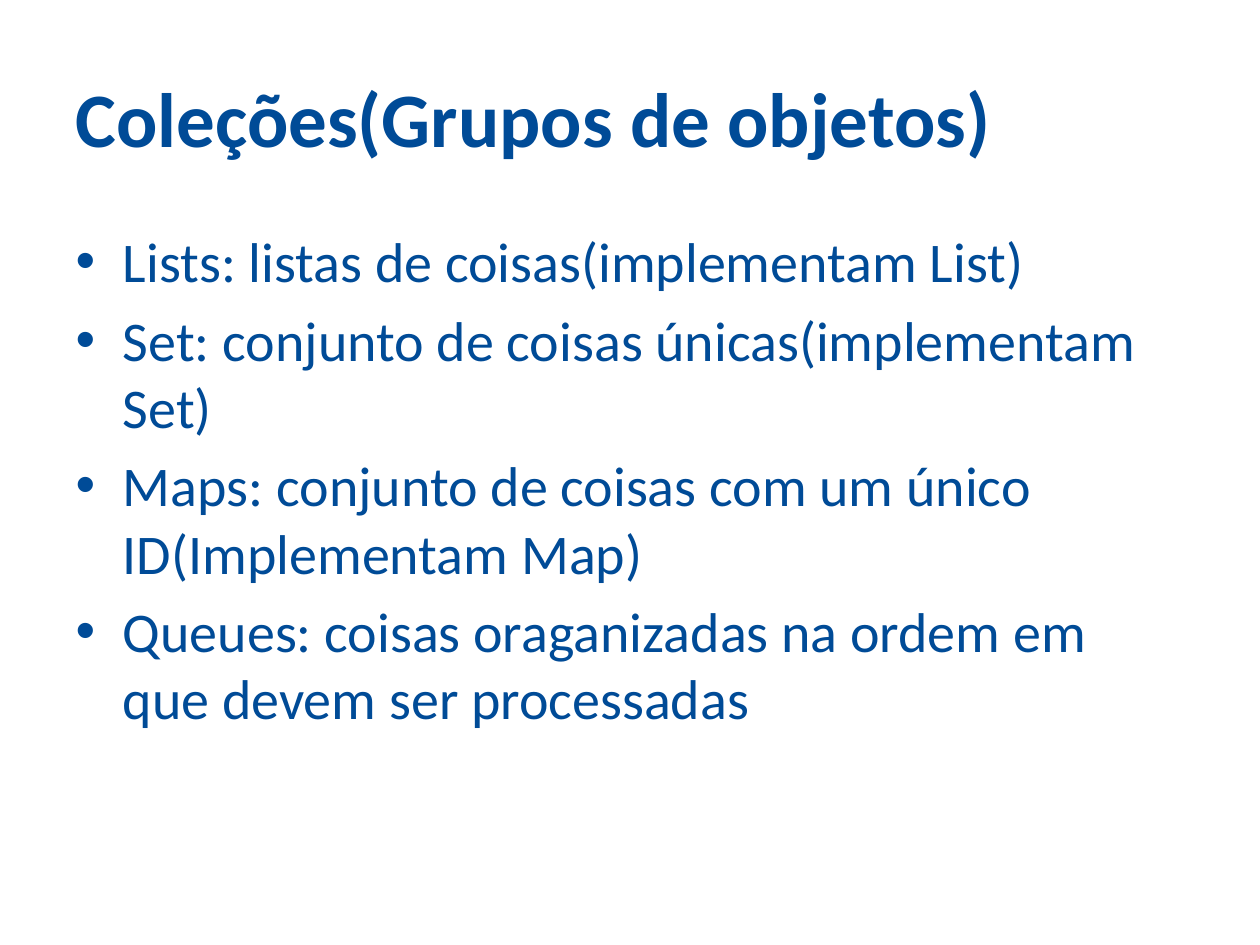
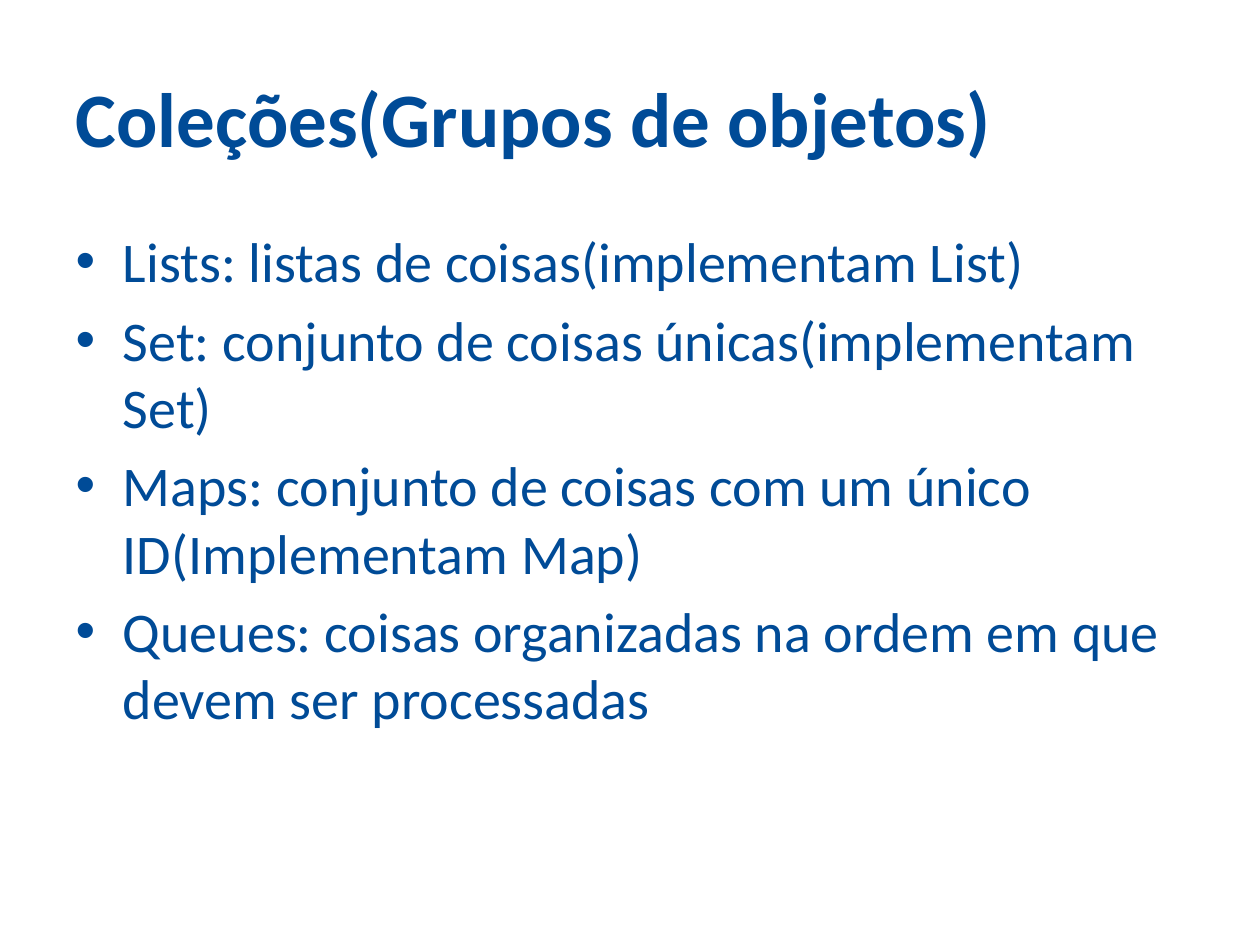
Before and after one commit to ozieljose/java6cert, a slide deck: slide 24 of slides/15-Collections.pptx. Drawn at 1260x945 pixels with LibreOffice and Linux fonts; fonts in the diff are those of the drawing; background and template pictures are left out. Boxes give left, top, right and bottom in pixels: in the first picture for what was removed or moved away, otherwise in the second. Text is boxed around its words. In the diff, an @@ line names an element or a change of style, - is before the commit and + after.

```diff
--- a/slides/15-Collections.pptx
+++ b/slides/15-Collections.pptx
@@ text at <box>123,613,1159,728</box>: text changed @@
-• Queues: coisas oraganizadas na ordem em que devem ser processadas
+• Queues: coisas organizadas na ordem em que devem ser processadas
```
Also in this commit, not shown: 16 other slides changed, 1 other file.
